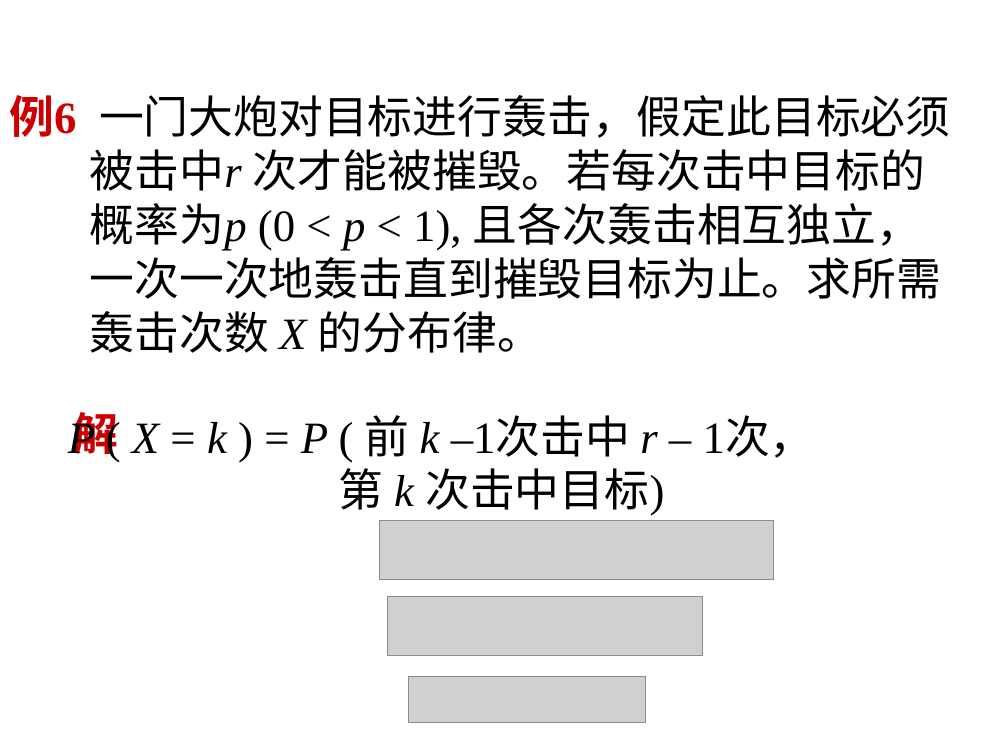
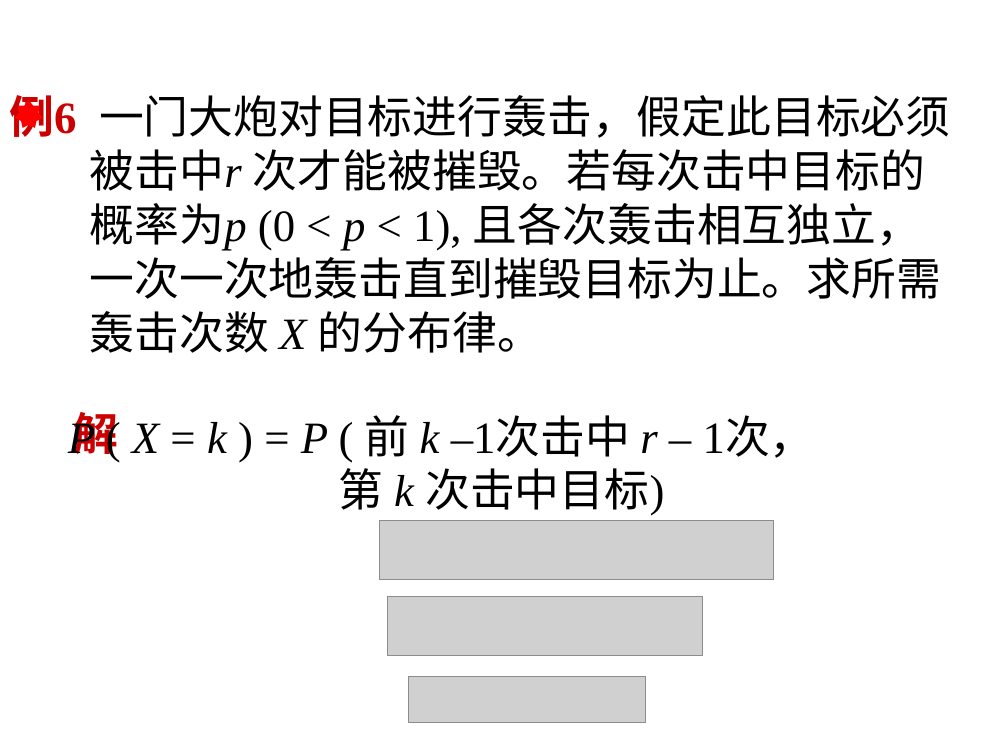
Before and after one commit to scistats/scistats.github.io, a slide deck: slide 21 of ppts/probability/02.2.ppt. Drawn at 1008x756 pixels with LibreOffice and Linux fonts; fonts in the diff are those of the drawing; grey boxes stand for pictures. Boxes give left, top, right and bottom in pixels: in the first picture for what was removed or moved away, otherwise in the second. Text is boxed around its words. In the diff, an @@ line names an element or a change of style, - is before the commit and + after.

```diff
--- a/ppts/probability/02.2.ppt
+++ b/ppts/probability/02.2.ppt
@@ freeform shape added at box(15, 100, 43, 128), fill #FF0000 @@
```
Also in this commit, not shown: 1 other slide changed, 5 other files.
